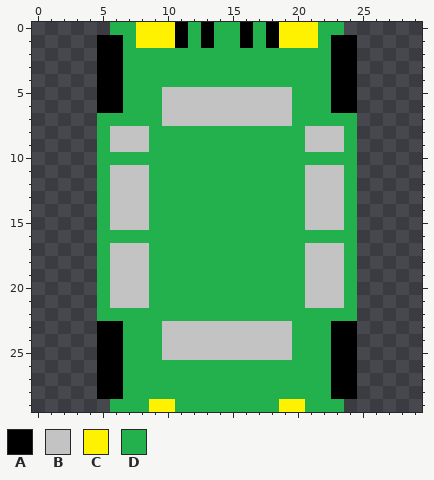
Two versions of one pixel-art sprite, images/bus_up.png. The first picture shows the starting point.
The file is 30x30 pixels.
Palette (. is transparent): A #000000  B #c3c3c3  C #fff200  D #22b14c
Pixels before, first column x 5:
 0 .DDCCCADADDADACCCDD.
 1 AADCCCADADDADACCCDAA
 2 AADDDDDDDDDDDDDDDDAA
 3 AADDDDDDDDDDDDDDDDAA
 4 AADDDDDDDDDDDDDDDDAA
 5 AADDDBBBBBBBBBBDDDAA
 6 AADDDBBBBBBBBBBDDDAA
 7 DDDDDBBBBBBBBBBDDDDD
 8 DBBBDDDDDDDDDDDDBBBD
 9 DBBBDDDDDDDDDDDDBBBD
10 DDDDDDDDDDDDDDDDDDDD
11 DBBBDDDDDDDDDDDDBBBD
12 DBBBDDDDDDDDDDDDBBBD
13 DBBBDDDDDDDDDDDDBBBD
14 DBBBDDDDDDDDDDDDBBBD
15 DBBBDDDDDDDDDDDDBBBD
16 DDDDDDDDDDDDDDDDDDDD
17 DBBBDDDDDDDDDDDDBBBD
18 DBBBDDDDDDDDDDDDBBBD
19 DBBBDDDDDDDDDDDDBBBD
20 DBBBDDDDDDDDDDDDBBBD
21 DBBBDDDDDDDDDDDDBBBD
22 DDDDDDDDDDDDDDDDDDDD
23 AADDDBBBBBBBBBBDDDAA
24 AADDDBBBBBBBBBBDDDAA
25 AADDDBBBBBBBBBBDDDAA
26 AADDDDDDDDDDDDDDDDAA
27 AADDDDDDDDDDDDDDDDAA
28 AADDDDDDDDDDDDDDDDAA
29 .DDDCCDDDDDDDDCCDDD.
Once edited:
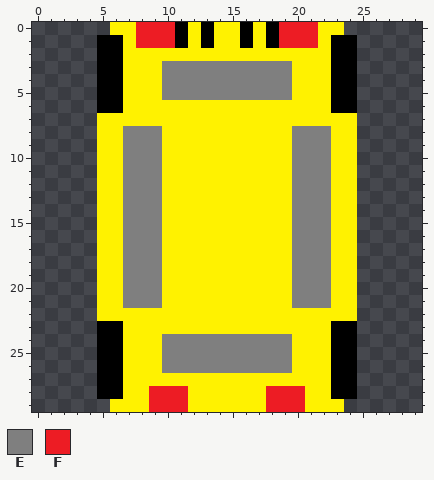
Colours new in this view: E #7f7f7f  F #ed1c24
What changed:
Changed rows in their new state; - is an unchanged pixel.
first column x 5:
 0 -CCFFF-C-CC-C-FFFCC-
 1 --CFFF-C-CC-C-FFFC--
 2 --CCCCCCCCCCCCCCCC--
 3 --CCCEEEEEEEEEECCC--
 4 --CCCEEEEEEEEEECCC--
 5 --CCCEEEEEEEEEECCC--
 6 --CCCCCCCCCCCCCCCC--
 7 CCCCCCCCCCCCCCCCCCCC
 8 CCEEECCCCCCCCCCEEECC
 9 CCEEECCCCCCCCCCEEECC
10 CCEEECCCCCCCCCCEEECC
11 CCEEECCCCCCCCCCEEECC
12 CCEEECCCCCCCCCCEEECC
13 CCEEECCCCCCCCCCEEECC
14 CCEEECCCCCCCCCCEEECC
15 CCEEECCCCCCCCCCEEECC
16 CCEEECCCCCCCCCCEEECC
17 CCEEECCCCCCCCCCEEECC
18 CCEEECCCCCCCCCCEEECC
19 CCEEECCCCCCCCCCEEECC
20 CCEEECCCCCCCCCCEEECC
21 CCEEECCCCCCCCCCEEECC
22 CCCCCCCCCCCCCCCCCCCC
23 --CCCCCCCCCCCCCCCC--
24 --CCCEEEEEEEEEECCC--
25 --CCCEEEEEEEEEECCC--
26 --CCCEEEEEEEEEECCC--
27 --CCCCCCCCCCCCCCCC--
28 --CCFFFCCCCCCFFFCC--
29 -CCCFFFCCCCCCFFFCCC-
Pixel boxes of the changes (left, top, right, bottom) in both pictures:
changed: (97, 22, 357, 412)
